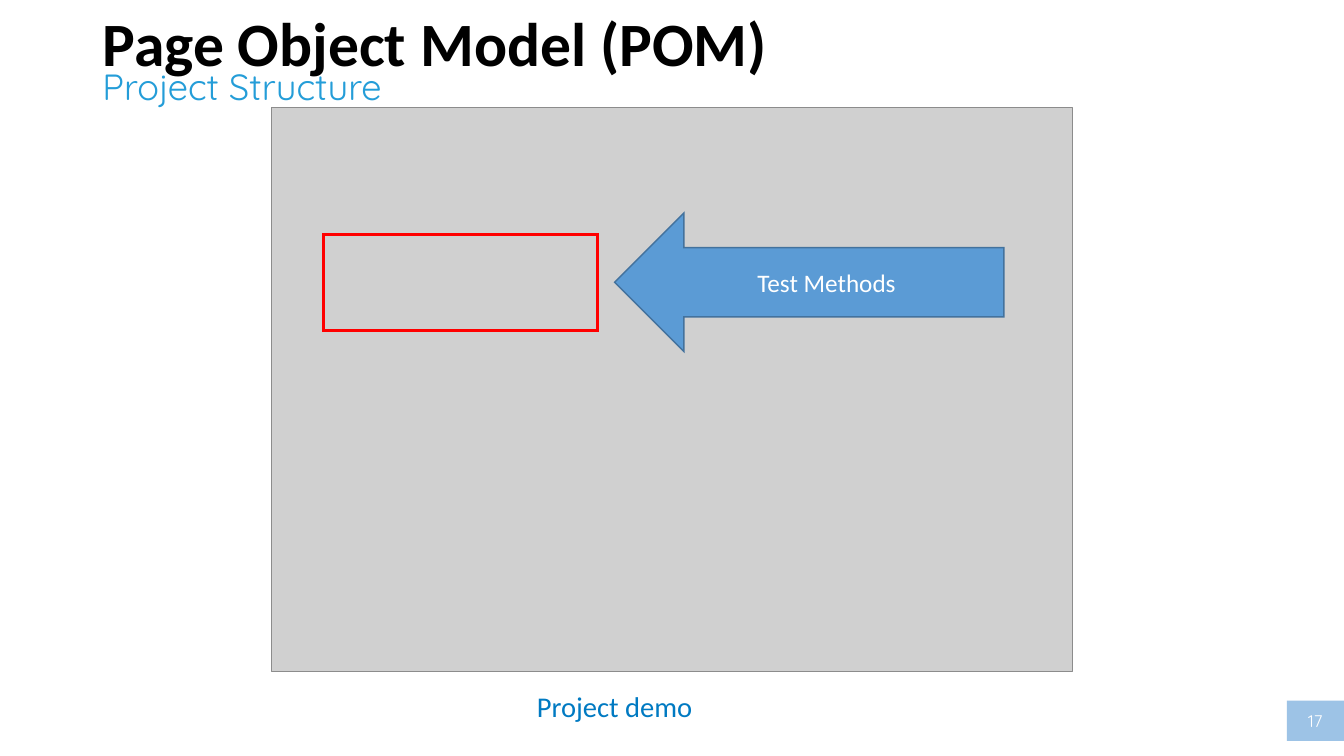
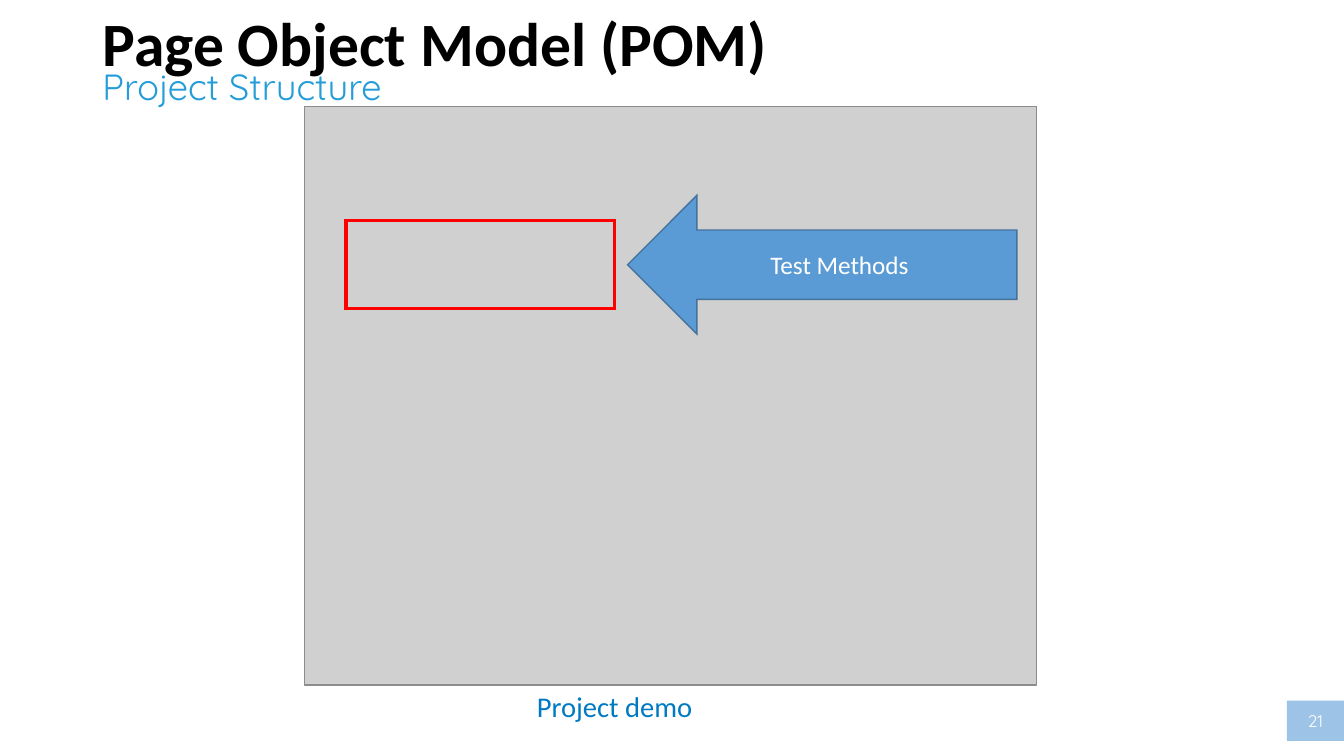
Before and after one commit to nmdong/appiumformac, a slide deck: slide 21 of Session 2 - Robot framework - Appium For MACOS.pptx (slide 17 before the commit). Drawn at 1344x756 pixels with LibreOffice and Linux fonts; fonts in the diff are those of the drawing; grey boxes stand for pictures. Boxes give left, top, right and bottom in pixels: in the first picture for what was removed or moved away, otherwise in the second. Text is boxed around its words. In the diff, an @@ line names an element or a change of style, - is before the commit and + after.

```diff
--- a/Session 2 - Robot framework - Appium For MACOS.pptx
+++ b/Session 2 - Robot framework - Appium For MACOS.pptx
@@ picture: place and size @@
-picture at (272,107,1073,671)
+picture at (304,106,1037,685)
@@ left arrow "Test Methods": place and size @@
-left arrow "Test Methods" at (615,213,1004,352)
+left arrow "Test Methods" at (628,196,1017,335)
@@ rectangle: place and size @@
-rectangle at (324,235,597,331)
+rectangle at (346,221,614,309)
@@ page number at (1308,715,1323,727): text changed @@
-17
+21
```
Also in this commit, not shown: 5 other slides changed, 7 slides added, 1 slide removed.
